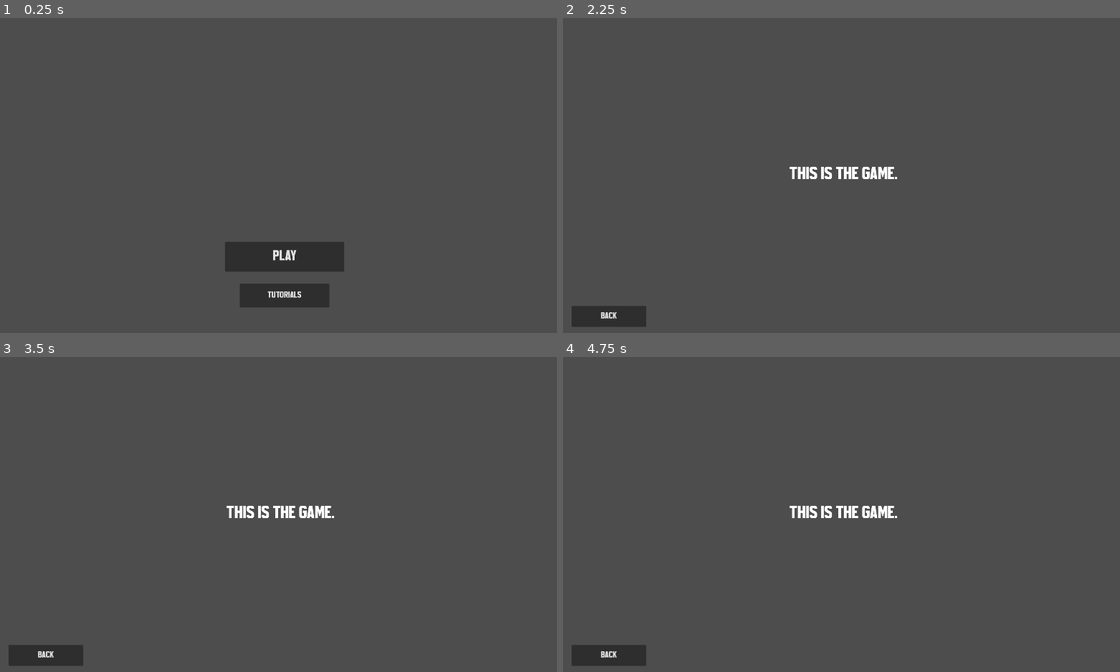
Above: before the commit, frames 1-4 (two rows, left to right).
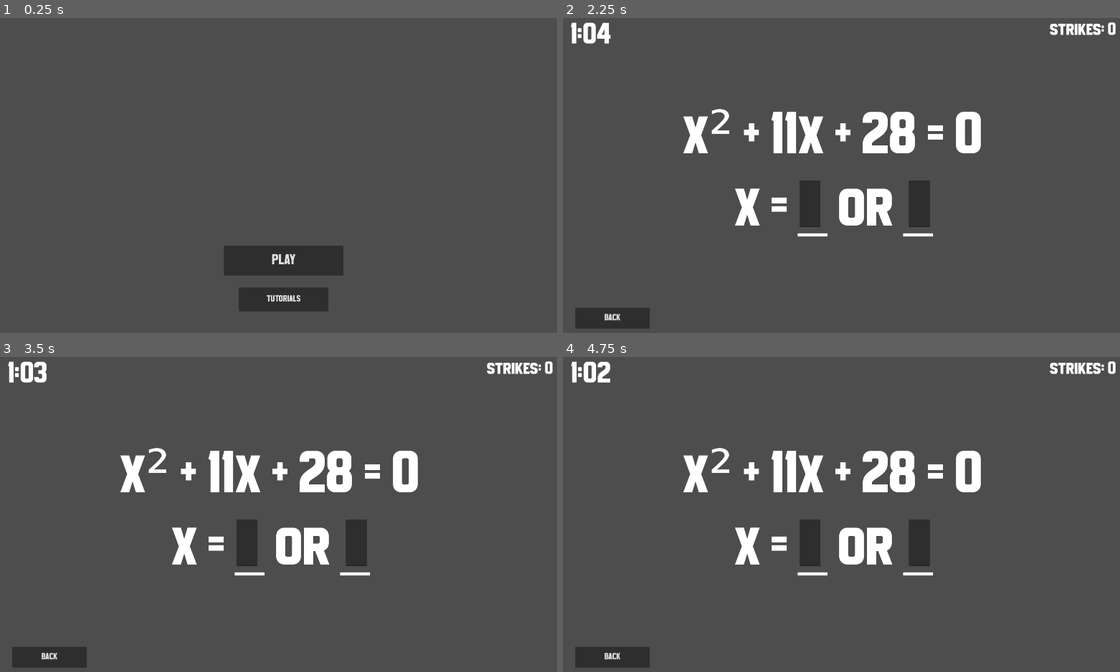
Above: after the commit, the same moments.

Repository: DJshelfmushroom/cs-project
Game: Godot game, scene res://main_menu.tscn
Same seed, same stepped clock (60 frames per second), same inputs: the game is played once before the commit and once after it.
Inputs:
- Up to frame 1 (0.25 s): no input
- Up to frame 2 (2.25 s): click "PLAY" at 0.5 s; click "BACK" at 1.25 s; click "PLAY" at 2 s
- Up to frame 3 (3.5 s): tap Enter at 2.75 s
- Up to frame 4 (4.75 s): tap Space at 3.5 s; tap Enter at 4.25 s

The runs differ from the first frame. In frame 1, 1.2% of the frame differs, in the area x 40-62%, y 71-94%; in frame 2, 6.8%, in the area x 1-100%, y 1-99%; in frame 3, 6.8%; in frame 4, 6.8%.

Commit message:
puzzle 1

Diff:
--- /dev/null
+++ b/equation_label.gd
@@ -0,0 +1,14 @@
+extends Label
+
+var gen = RandomNumberGenerator.new()
+var rand1 = gen.randi_range(1,9)
+var rand2 = gen.randi_range(1,9)
+
+func _ready() -> void:
+	text = "x\u00b2 + " + str(rand1 + rand2) + "x + " + str(rand1 * rand2) + " = 0"
+
+func get_rand1() -> int:
+	return rand1
+
+func get_rand2() -> int:
+	return rand2
--- a/game_selection.gd
+++ b/game_selection.gd
@@ -1,5 +1,18 @@
 extends Control
 
+var strikes
+
+func _ready() -> void:
+	strikes = 0
+
+func _process(delta: float) -> void:
+	if ($Puzzle1.completed == true):
+		$TimerNode.stop_timer()
+	if (strikes >= 3):
+		$Puzzle1/EquationLabel/AnswerLabel/TextEdit1.editable = false
+		$Puzzle1/EquationLabel/AnswerLabel/TextEdit2.editable = false
+		$StrikesLabel.add_theme_color_override("font_color", "red")
+		$Puzzle1.failed = true
 
 func _on_back_button_up() -> void:
 	get_tree().change_scene_to_file("res://main_menu.tscn") # Replace with function body.
--- a/game_selection.tscn
+++ b/game_selection.tscn
@@ -1,47 +1,65 @@
-[gd_scene load_steps=4 format=3 uid="uid://bsx4bws50sqdx"]
+[gd_scene load_steps=6 format=3 uid="uid://bsx4bws50sqdx"]
 
 [ext_resource type="Script" uid="uid://cegaq2p1u1qo2" path="res://game_selection.gd" id="1_crpe7"]
-[ext_resource type="Script" uid="uid://bqcs1lb7m1rcs" path="res://label.gd" id="2_1w7qe"]
 [ext_resource type="Script" uid="uid://c76igupjvkh5n" path="res://back_button.gd" id="3_crpe7"]
+[ext_resource type="Script" uid="uid://cb5fs7o0nls3" path="res://label_2.gd" id="3_ej0sb"]
+[ext_resource type="PackedScene" uid="uid://u0uswry712ai" path="res://puzzle_1.tscn" id="4_bd0xv"]
+[ext_resource type="PackedScene" uid="uid://d4aqd6eakis0f" path="res://timerrr.tscn" id="5_ej0sb"]
 
-[node name="GameSelection" type="Control"]
+[node name="Game" type="Control"]
 layout_mode = 3
 anchors_preset = 15
 anchor_right = 1.0
 anchor_bottom = 1.0
-offset_left = -14.0
-offset_top = -5.0
-offset_right = -14.0
-offset_bottom = -5.0
+offset_left = -2.0
+offset_top = 1.0
+offset_right = -2.0
+offset_bottom = 1.0
 grow_horizontal = 2
 grow_vertical = 2
 script = ExtResource("1_crpe7")
 
-[node name="Label" type="Label" parent="."]
+[node name="StrikesLabel" type="Label" parent="."]
 layout_mode = 0
-offset_left = 700.0
-offset_top = 387.0
-offset_right = 1100.0
-offset_bottom = 487.0
+offset_left = 1550.0
+offset_right = 1950.0
+offset_bottom = 100.0
 theme_override_font_sizes/font_size = 60
-text = "THIS IS THE GAME."
+text = "strikes: "
 horizontal_alignment = 1
 vertical_alignment = 1
-script = ExtResource("2_1w7qe")
+script = ExtResource("3_ej0sb")
 
 [node name="BackButton" type="Button" parent="."]
 layout_mode = 1
 anchors_preset = -1
-anchor_left = -0.040000003
-anchor_top = 0.1
-anchor_right = -0.040000003
-anchor_bottom = 0.1
-offset_left = 102.8
-offset_top = 895.0
-offset_right = 352.8
-offset_bottom = 965.0
+anchor_left = 0.011000001
+anchor_top = 0.919
+anchor_right = 0.142
+anchor_bottom = 0.98300004
+offset_left = 12.879999
+offset_top = -76.52002
+offset_right = 11.359985
+offset_bottom = -75.640015
 theme_override_font_sizes/font_size = 30
 text = "BACK"
 script = ExtResource("3_crpe7")
 
+[node name="Puzzle1" parent="." instance=ExtResource("4_bd0xv")]
+layout_mode = 1
+anchors_preset = -1
+anchor_right = 0.104
+anchor_bottom = 0.078
+offset_left = 407.0
+offset_top = 272.0
+offset_right = 2107.32
+offset_bottom = 1187.76
+
+[node name="TimerNode" parent="." instance=ExtResource("5_ej0sb")]
+layout_mode = 1
+offset_left = 93.0
+offset_top = 1494.0
+offset_right = 1324.6399
+offset_bottom = 2297.3599
+
 [connection signal="button_up" from="BackButton" to="." method="_on_back_button_up"]
--- /dev/null
+++ b/label_2.gd
@@ -0,0 +1,7 @@
+extends Label
+
+func _ready() -> void:
+	position = Vector2(1550,0)
+
+func _process(delta: float) -> void:
+	text = "strikes: " + str($"..".strikes)
--- a/main_menu.tscn
+++ b/main_menu.tscn
@@ -9,6 +9,10 @@
 anchors_preset = 15
 anchor_right = 1.0
 anchor_bottom = 1.0
+offset_left = -3.0
+offset_top = 13.0
+offset_right = -3.0
+offset_bottom = 13.0
 grow_horizontal = 2
 grow_vertical = 2
 script = ExtResource("1_7vrkn")
--- /dev/null
+++ b/puzzle_1.gd
@@ -0,0 +1,18 @@
+extends Control
+
+var completed
+var failed
+
+func _ready() -> void:
+	completed = false
+	failed = false
+	position = Vector2(0,0)
+
+func _process(delta: float) -> void:
+	if (($EquationLabel/AnswerLabel/TextEdit1.text == str($EquationLabel.get_rand1()) && $EquationLabel/AnswerLabel/TextEdit2.text == str($EquationLabel.get_rand2())) \
+	or ($EquationLabel/AnswerLabel/TextEdit1.text == str($EquationLabel.get_rand2()) && $EquationLabel/AnswerLabel/TextEdit2.text == str($EquationLabel.get_rand1()))):
+		completed = true
+	elif (not($EquationLabel/AnswerLabel/TextEdit1.text == "") && not($EquationLabel/AnswerLabel/TextEdit2.text == "")):
+		$EquationLabel/AnswerLabel/TextEdit1.text = ""
+		$EquationLabel/AnswerLabel/TextEdit2.text = ""
+		$"..".strikes += 1
--- /dev/null
+++ b/puzzle_1.tscn
@@ -0,0 +1,62 @@
+[gd_scene load_steps=5 format=3 uid="uid://u0uswry712ai"]
+
+[ext_resource type="Script" uid="uid://c4nop1b61iov6" path="res://puzzle_1.gd" id="1_whbnc"]
+[ext_resource type="Script" uid="uid://3knb1fw6yoda" path="res://equation_label.gd" id="2_msayb"]
+[ext_resource type="Script" uid="uid://ddge1t5212cm6" path="res://text_edit.gd" id="2_whbnc"]
+[ext_resource type="Script" uid="uid://dap0dwxfla04c" path="res://text_edit_2.gd" id="4_qffyh"]
+
+[node name="Puzzle1" type="Control"]
+layout_mode = 3
+anchors_preset = 0
+offset_right = 1056.0
+offset_bottom = 204.0
+script = ExtResource("1_whbnc")
+
+[node name="EquationLabel" type="Label" parent="."]
+layout_mode = 0
+offset_left = 384.0
+offset_top = 276.0
+offset_right = 1440.0
+offset_bottom = 480.0
+theme_override_font_sizes/font_size = 200
+text = "x^2 + _x + _ = 0"
+horizontal_alignment = 1
+script = ExtResource("2_msayb")
+
+[node name="AnswerLabel" type="Label" parent="EquationLabel"]
+layout_mode = 0
+offset_left = 198.0
+offset_top = 269.0
+offset_right = 817.0
+offset_bottom = 473.0
+theme_override_font_sizes/font_size = 200
+text = "x = _ or _"
+horizontal_alignment = 1
+
+[node name="TextEdit1" type="TextEdit" parent="EquationLabel/AnswerLabel"]
+layout_mode = 1
+anchors_preset = 15
+anchor_right = 1.0
+anchor_bottom = 1.0
+offset_left = 219.0
+offset_top = 8.0
+offset_right = -376.0
+offset_bottom = -45.0
+grow_horizontal = 2
+grow_vertical = 2
+theme_override_font_sizes/font_size = 170
+script = ExtResource("2_whbnc")
+
+[node name="TextEdit2" type="TextEdit" parent="EquationLabel/AnswerLabel"]
+layout_mode = 1
+anchors_preset = 15
+anchor_right = 1.0
+anchor_bottom = 1.0
+offset_left = 585.0
+offset_top = 8.0
+offset_right = -10.0
+offset_bottom = -45.0
+grow_horizontal = 2
+grow_vertical = 2
+theme_override_font_sizes/font_size = 170
+script = ExtResource("4_qffyh")
--- /dev/null
+++ b/sub_viewport.gd
@@ -0,0 +1,4 @@
+extends SubViewport
+
+func _ready() -> void:
+	size = Vector2(1920,1080)
--- /dev/null
+++ b/text_edit.gd
@@ -0,0 +1,5 @@
+extends TextEdit
+
+func _process(delta: float) -> void:
+	if (get_parent().get_parent().get_parent().completed == true):
+		editable = false
--- /dev/null
+++ b/text_edit_2.gd
@@ -0,0 +1,5 @@
+extends TextEdit
+
+func _process(delta: float) -> void:
+	if (get_parent().get_parent().get_parent().completed == true):
+		editable = false
--- /dev/null
+++ b/time_label.gd
@@ -0,0 +1,25 @@
+extends Label
+
+func _ready() -> void:
+	position = Vector2(0,0)
+
+
+func _process(delta) -> void:
+	var timer = $".."
+	if (get_parent().get_parent().get_parent().get_child(2).completed == false && get_parent().get_parent().get_parent().get_child(2).failed == false):
+		var seconds = int(timer.get_time_left())
+		if (seconds < 10):
+			text = "0:0" + str(seconds)
+		elif (seconds < 60):
+			text = "0:" + str(seconds)
+		elif (seconds % 60 / 10 == 0):
+			text = str(seconds / 60) + ":0" + str(seconds % 60)
+		else:
+			text = str(seconds / 60) + ":" + str(seconds % 60)
+	elif (get_parent().get_parent().get_parent().get_child(2).completed == true):
+		add_theme_color_override("font_color", "green")
+	add_theme_font_size_override("font_size", get_theme_font_size("font_size") * $".".scale.x)
+
+
+func _on_timer_timeout() -> void:
+	hide()
--- /dev/null
+++ b/timer.gd
@@ -0,0 +1,9 @@
+extends Timer
+
+var stopped
+
+func _ready() -> void:
+	wait_time = 65
+	one_shot = true
+	stopped = false
+	start()
--- /dev/null
+++ b/timer.tscn
@@ -0,0 +1,27 @@
+[gd_scene load_steps=3 format=3 uid="uid://deup103j8wan6"]
+
+[ext_resource type="Script" uid="uid://bjis8c0tumk3q" path="res://timer.gd" id="1_ye2uk"]
+[ext_resource type="Script" uid="uid://4euxyp0rwx2b" path="res://time_label.gd" id="2_o6fnk"]
+
+[node name="Timer" type="Control"]
+layout_mode = 3
+anchors_preset = 0
+
+[node name="Timer" type="Timer" parent="."]
+script = ExtResource("1_ye2uk")
+
+[node name="TimeLabel" type="Label" parent="Timer"]
+anchors_preset = -1
+anchor_right = 0.36400002
+anchor_bottom = 0.33
+offset_left = 63.0
+offset_top = 58.0
+offset_right = 224.0
+offset_bottom = 158.0
+theme_override_font_sizes/font_size = 100
+text = "0:00"
+horizontal_alignment = 1
+vertical_alignment = 1
+script = ExtResource("2_o6fnk")
+
+[connection signal="timeout" from="Timer" to="Timer/TimeLabel" method="_on_timer_timeout"]
--- /dev/null
+++ b/timer1.gd
@@ -0,0 +1 @@
+extends Timer
--- /dev/null
+++ b/timernode.gd
@@ -0,0 +1,4 @@
+extends Node2D
+
+func _ready() -> void:
+	position = Vector2(500,500)
--- /dev/null
+++ b/timerr.tscn
@@ -0,0 +1,23 @@
+[gd_scene load_steps=3 format=3 uid="uid://dnoaacg7gs665"]
+
+[ext_resource type="Script" uid="uid://bjis8c0tumk3q" path="res://timer.gd" id="1_5gwt7"]
+[ext_resource type="Script" uid="uid://4euxyp0rwx2b" path="res://time_label.gd" id="2_1sv44"]
+
+[node name="Timer" type="Timer"]
+script = ExtResource("1_5gwt7")
+
+[node name="TimeLabel" type="Label" parent="."]
+anchors_preset = -1
+anchor_right = 0.36400002
+anchor_bottom = 0.33
+offset_left = 63.0
+offset_top = 58.0
+offset_right = -335.88007
+offset_bottom = -178.40002
+theme_override_font_sizes/font_size = 100
+text = "0:00"
+horizontal_alignment = 1
+vertical_alignment = 1
+script = ExtResource("2_1sv44")
+
+[connection signal="timeout" from="." to="TimeLabel" method="_on_timer_timeout"]
--- /dev/null
+++ b/timerrr.gd
@@ -0,0 +1,11 @@
+extends Control
+
+func _ready() -> void:
+	position = Vector2(0,0)
+
+func _process(delta) -> void:
+	scale = Vector2(0.01,0.01)
+
+func stop_timer() -> void:
+	$Timer.stop()
+	$Timer.stopped = true
--- /dev/null
+++ b/timerrr.tscn
@@ -0,0 +1,33 @@
+[gd_scene load_steps=4 format=3 uid="uid://d4aqd6eakis0f"]
+
+[ext_resource type="Script" uid="uid://bjis8c0tumk3q" path="res://timer.gd" id="1_nchxg"]
+[ext_resource type="Script" uid="uid://b40d1jbhwy033" path="res://timerrr.gd" id="1_ngj5j"]
+[ext_resource type="Script" uid="uid://4euxyp0rwx2b" path="res://time_label.gd" id="2_ngj5j"]
+
+[node name="TimerNode" type="Control"]
+layout_mode = 3
+anchor_right = 0.358
+anchor_bottom = 0.25800002
+offset_top = 2.0
+offset_right = 1231.6399
+offset_bottom = 805.36
+grow_horizontal = 2
+grow_vertical = 2
+script = ExtResource("1_ngj5j")
+
+[node name="Timer" type="Timer" parent="."]
+script = ExtResource("1_nchxg")
+
+[node name="TimeLabel" type="Label" parent="Timer"]
+anchors_preset = -1
+anchor_right = 0.36400002
+anchor_bottom = 0.33
+offset_right = -498.88007
+offset_bottom = -236.40002
+theme_override_font_sizes/font_size = 100
+text = "0:00"
+horizontal_alignment = 1
+vertical_alignment = 2
+script = ExtResource("2_ngj5j")
+
+[connection signal="timeout" from="Timer" to="Timer/TimeLabel" method="_on_timer_timeout"]
Not shown, added: equation_label.gd.uid
Not shown, added: label_2.gd.uid
Not shown, added: puzzle_1.gd.uid
Not shown, added: sub_viewport.gd.uid
Not shown, added: text_edit.gd.uid
Not shown, added: text_edit_2.gd.uid
Not shown, added: time_label.gd.uid
Not shown, added: timer.gd.uid
Not shown, added: timer1.gd.uid
Not shown, added: timernode.gd.uid
Not shown, added: timerrr.gd.uid
